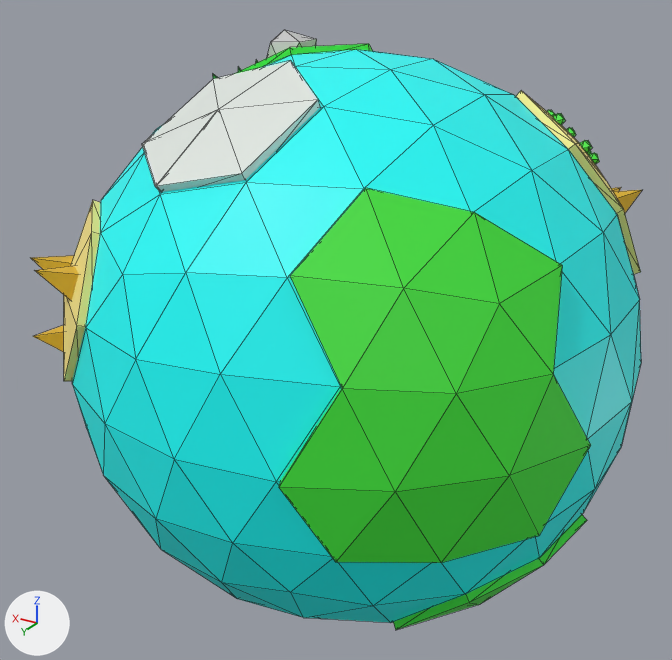
Before and after pictures for a commit that changed the glTF model prog5/static/models/Earth/Earth1.glb.
One viewpoint serves both versions: a 50 mm camera at (-1.6, 2.85, 1.4) aimed at (0.13, -0.03, -0.04). The lights are fixed; the arrows at lower left show +X, +Y and +Z. Mesh edges are drawn as thin lines. Vertices at the same position are counted once.

The older version as bpy lines, for what is in view:
```python
me_icosphere = bpy.data.meshes.new('Icosphere')
me_icosphere.from_pydata(...)  # 914 vertices, 1737 faces; spans x -1.06..1.32, y -1.09..1.06, z -1.06..1.08
me_icosphere.materials.append(mat_material_001)  # cyan #0efffc
me_icosphere.materials.append(mat_material_004)  # white #ffffff
me_icosphere.materials.append(mat_material_002)  # green #41e73b
me_icosphere.materials.append(mat_material_003)  # white #e1e7e1
me_icosphere.materials.append(mat_material_006)  # yellow #ffea89
me_icosphere.materials.append(mat_material)  # green #0ea22d
me_icosphere.materials.append(mat_material_015)  # light grey #c9c9c9
me_icosphere.materials.append(mat_material_013)  # light grey #c9c9c9
me_icosphere.materials.append(mat_material_007)  # yellow #d9af21
me_icosphere.materials.append(mat_material_009)  # green #41e73b
ob_icosphere = bpy.data.objects.new('Icosphere', me_icosphere)
ob_icosphere.location = (0.034, -0.006, -0.036)
```
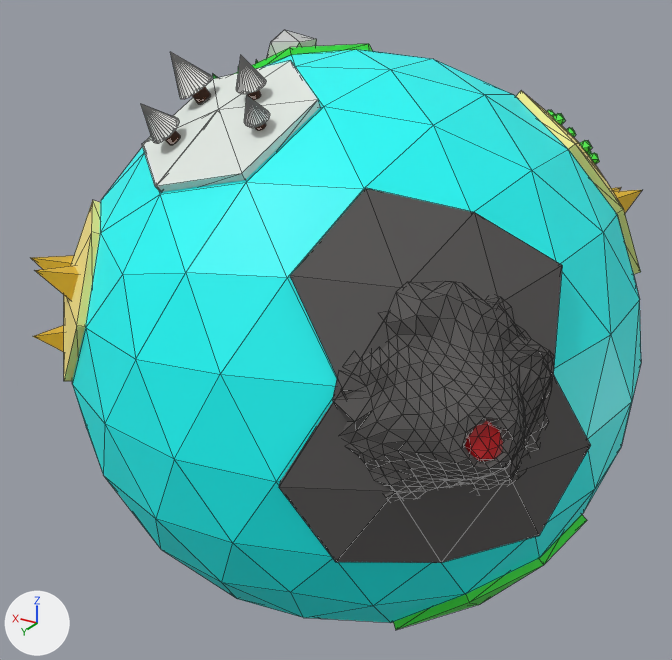
Where the newer file only moved an object's origin or applied its transform, the numbers keep the older frame.

Pixel boxes (x1, y1, x2, y2) of what changed, in the pictures (672 x 660 px):
part 1 of me_icosphere, added
    after: (141, 52, 270, 145)
part 2 of me_icosphere, built on
    before: (342, 288, 553, 492)
    after: (333, 282, 555, 500)
part 3 of me_icosphere, added (yellow)
    after: (33, 325, 64, 352)
part 4 of me_icosphere, recoloured (green to grey)
    both: (279, 188, 591, 563)

The change, as a diff of the scene's bpy script:
```diff
--- a/prog5/static/models/Earth/Earth1.glb.py
+++ b/prog5/static/models/Earth/Earth1.glb.py
@@ mat_material_016 @@
+mat_material_016 = principled_material('Material.016')
+mat_material_016.base_color = (0.8, 0.8, 0.8)  # white #e7e7e7
@@ mat_material_014 @@
+mat_material_014 = principled_material('Material.014')
+mat_material_014.base_color = (0.0976, 0.0931, 0.0908)  # dark grey #585655
+mat_material_014.roughness = 0.863
@@ mat_material_005 @@
+mat_material_005 = principled_material('Material.005')
+mat_material_005.base_color = (1.0, 0.991, 0.964)  # white #fffefb
@@ mat_material_008 @@
+mat_material_008 = principled_material('Material.008')
+mat_material_008.base_color = (0.253, 0.0663, 0.0164)  # brown #8a4923
@@ mat_material_012 @@
+mat_material_012 = principled_material('Material.012')
+mat_material_012.base_color = (0.00378, 0.00378, 0.00378)  # black #0c0c0c
@@ mat_material_018 @@
+mat_material_018 = principled_material('Material.018')
+mat_material_018.base_color = (0.479, 0.0, 0.00371)  # red #b8000c
@@ mat_material_017 @@
+mat_material_017 = principled_material('Material.017')
+mat_material_017.base_color = (0.0976, 0.0931, 0.0908)  # dark grey #585655
+mat_material_017.roughness = 0.946
@@ mat_material_010 @@
+mat_material_010 = principled_material('Material.010')
+mat_material_010.base_color = (0.705, 0.834, 0.00671)  # yellow #dbeb13
@@ me_icosphere @@
 # used by ob_icosphere; location = (0.034, -0.006, -0.036)
-me_icosphere.from_pydata(...)  # 914 vertices, 1737 faces; spans x -1.06..1.32, y -1.09..1.06, z -1.06..1.08
+me_icosphere.from_pydata(...)  # 1735 vertices, 3285 faces; spans x -1.06..1.32, y -1.09..1.06, z -1.06..1.09
+# me_icosphere part 1: 388 vertices added at x -0.05..0.41, y 0.39..0.7, z 0.81..1.09
+# me_icosphere part 2: 1 vertex removed from x -0.75, y 0.74, z 0.27; 384 vertices added at x -0.97..-0.43, y 0.43..0.98, z -0.06..0.56
+# me_icosphere part 3: 2 vertices added at x 0.64..0.73, y 0.67..0.76, z 0.16
+# me_icosphere part 4: 35 faces spanning x -1.03..-0.28, y 0.31..1.03, z -0.29..0.78 switch from mat_material_002 (green #41e73b) to mat_material_014 (dark grey #585655)
 me_icosphere.materials.append(mat_material_001)
@@ me_icosphere @@
 me_icosphere.materials.append(mat_material_009)
+me_icosphere.materials.append(mat_material_018)  # red #b8000c
+me_icosphere.materials.append(mat_material_016)  # white #e7e7e7
+me_icosphere.materials.append(mat_material_008)  # brown #8a4923
+me_icosphere.materials.append(mat_material_005)  # white #fffefb
+me_icosphere.materials.append(mat_material_010)  # yellow #dbeb13
+me_icosphere.materials.append(mat_material_012)  # black #0c0c0c
+me_icosphere.materials.append(mat_material_017)  # dark grey #585655
```
